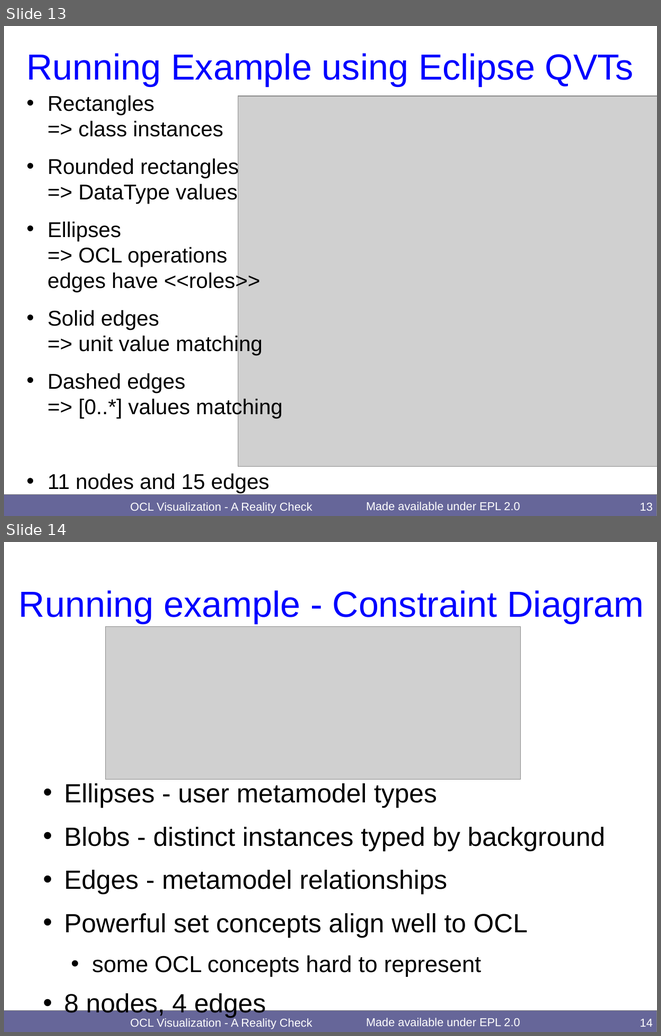
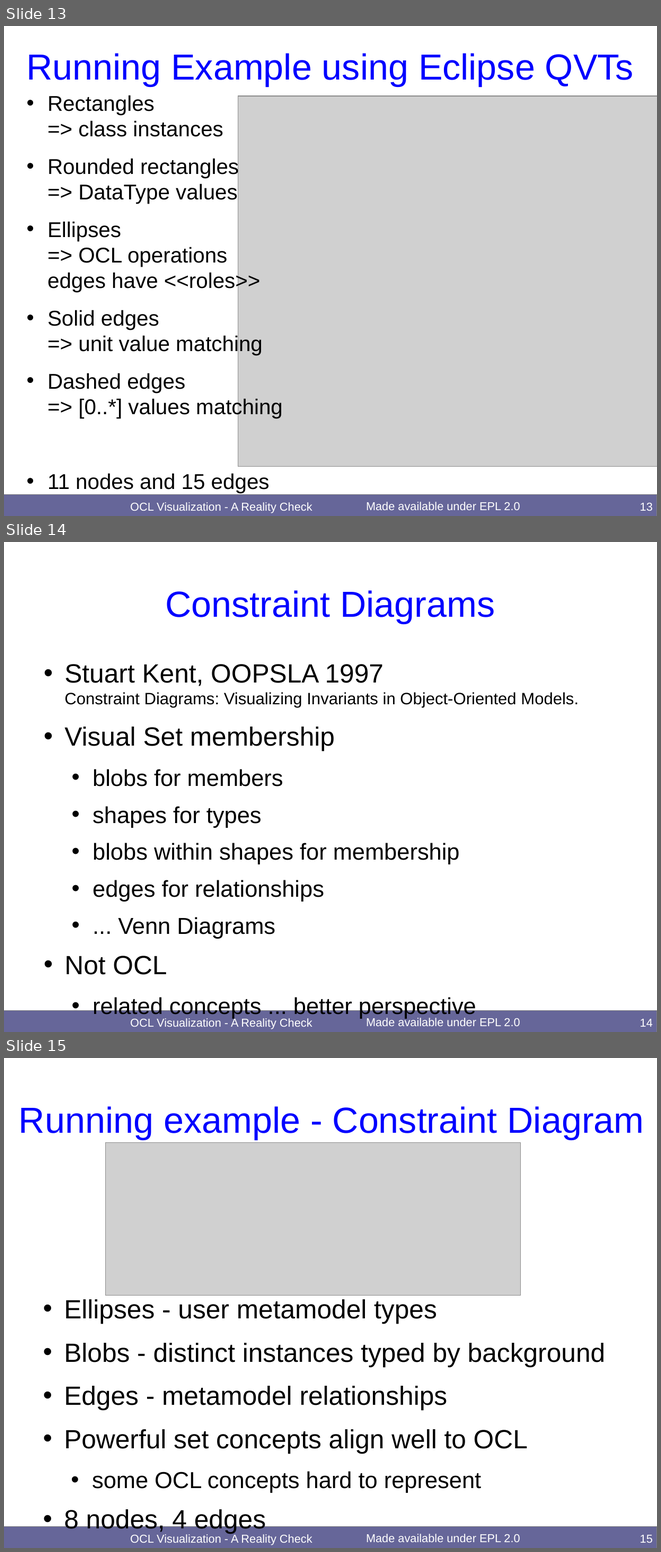
Before and after one commit to eclipse-ocl/ocl-website, a slide deck: ocl/docs/publications/OCL2019Visuals/OCLVisualization.odp. Shown one above the other, each under a label of ours: slides 13 and 14 before the commit, slides 13, 14 and 15 after it. The pictures are 661x1036 and 661x1552 pixels, drawn with LibreOffice and Linux fonts; fonts in the diff are those of the drawing; grey boxes stand for pictures. Boxes give left, top, right and bottom in pixels: in the first picture for what was removed or moved away, otherwise in the second. Text is boxed around its words. In the diff, an @@ line names an element or a change of style, - is before the commit and + after.

Commit message:
[ocl] Final Keynote / Visualization / Map Type slides

```diff
--- a/ocl/docs/publications/OCL2019Visuals/OCLVisualization.odp
+++ b/ocl/docs/publications/OCL2019Visuals/OCLVisualization.odp
@@ slide 14 added at (4, 542, 657, 1032), background #FFFFFF; not listed: 2 template elements that a slide beside it also shows @@
@@ title added at (165, 590, 495, 623), 44 pt, text #0000FF @@
+Constraint Diagrams
@@ text added at (64, 664, 579, 1018), 28 pt, text #000000 @@
+• Stuart Kent, OOPSLA 1997
+  Constraint Diagrams: Visualizing Invariants in Object-Oriented Models.
+• Visual Set membership
+  • blobs for members
+  • shapes for types
+  • blobs within shapes for membership
+  • edges for relationships
+  • ... Venn Diagrams
+• Not OCL
+  • related concepts ... better perspective
@@ text added at (130, 1017, 312, 1029), 14 pt, text #FFFFFF @@
+OCL Visualization - A Reality Check
@@ page number added at (640, 1018, 653, 1026), 14 pt, text #FFFFFF @@
+14
@@ what was slide 14 is now slide 15 @@
@@ page number at (640, 1534, 653, 1542): text changed @@
-14
+15
```
Also in this commit, not shown: 5 slides changed, 1 other slide added, 2 other files.
